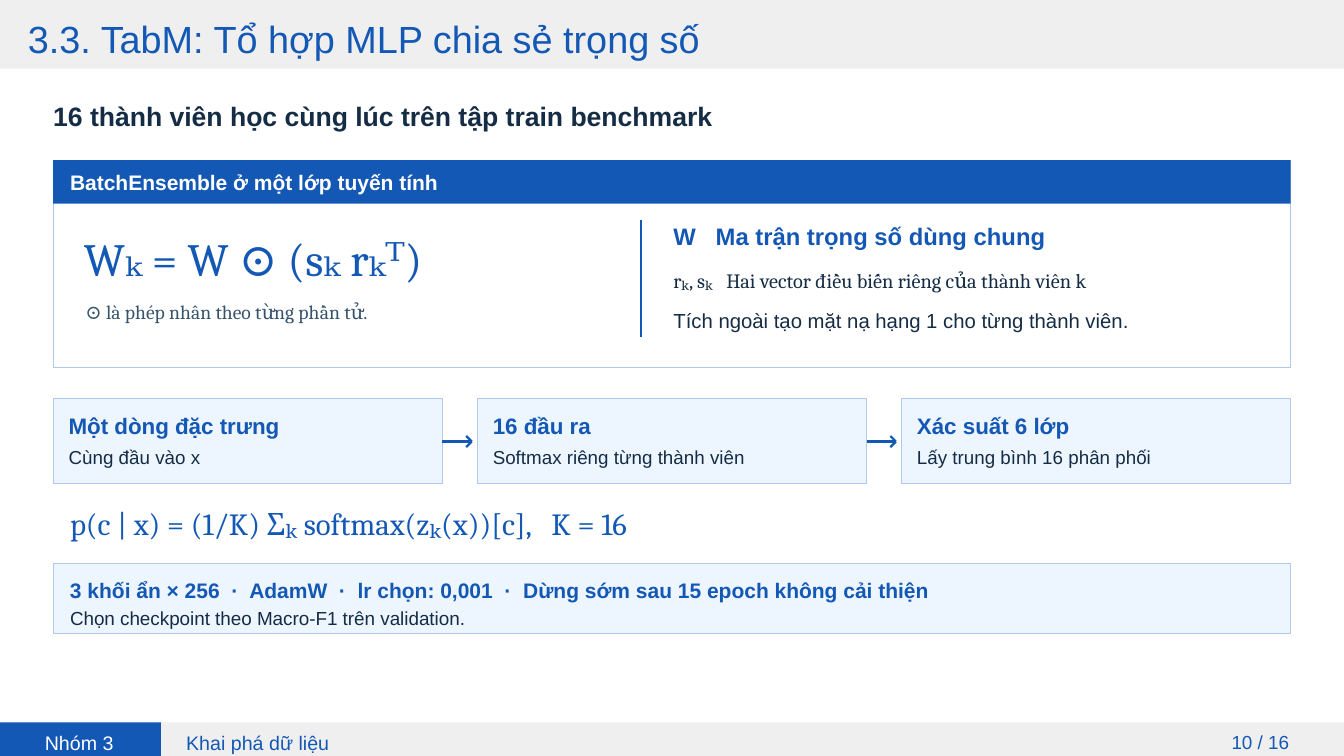
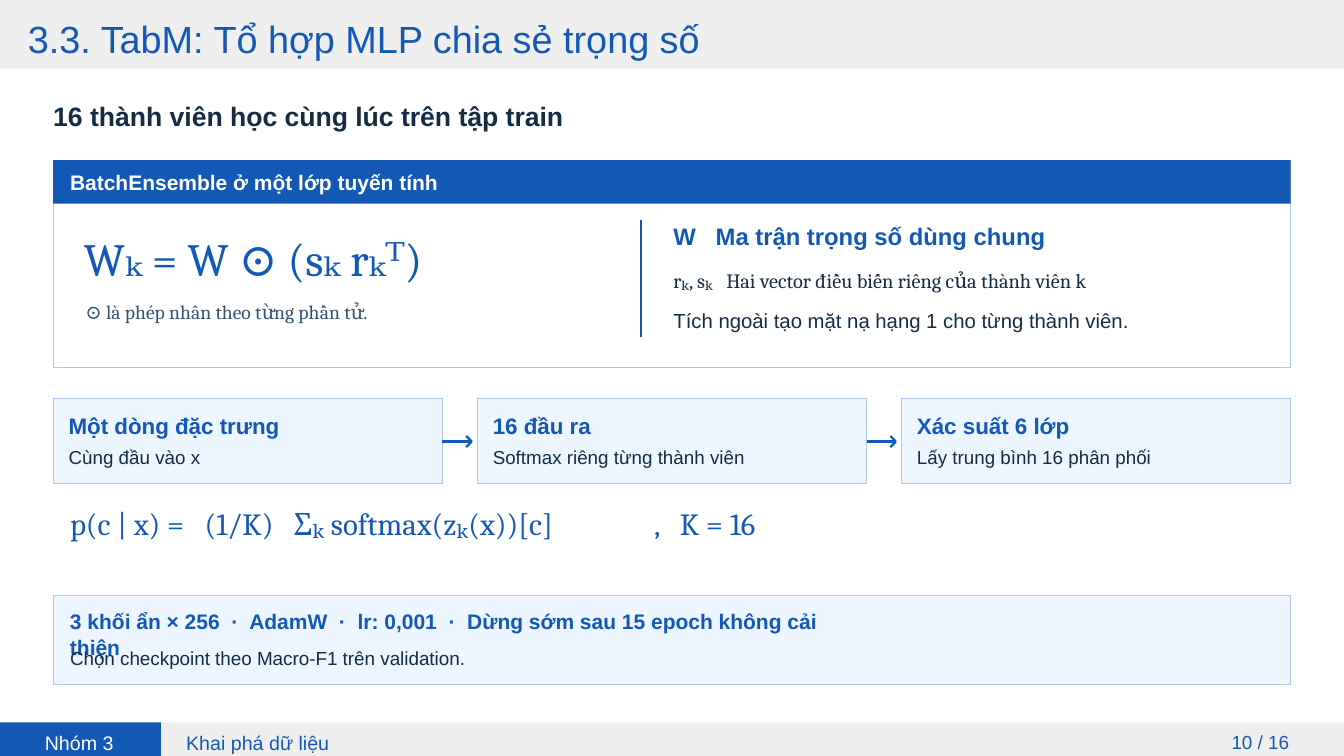
Before and after one commit to kttt294/PUBG-Weapon-Groups, a slide deck: slide 10 of docs/Thuyet_trinh_PUBG.pptx. Drawn at 1344x756 pixels with LibreOffice and Linux fonts; fonts in the diff are those of the drawing. Boxes give left, top, right and bottom in pixels: in the first picture for what was removed or moved away, otherwise in the second. Text is boxed around its words. In the diff, an @@ line names an element or a change of style, - is before the commit and + after.

```diff
--- a/docs/Thuyet_trinh_PUBG.pptx
+++ b/docs/Thuyet_trinh_PUBG.pptx
@@ text at [53, 106, 564, 131]: text changed @@
-16 thành viên học cùng lúc trên tập train benchmark
+16 thành viên học cùng lúc trên tập train
@@ text at [70, 513, 756, 542]: spaces changed @@
-p(c | x) = (1/K) Σₖ softmax(zₖ(x))[c], K = 16
+p(c | x) = (1/K) Σₖ softmax(zₖ(x))[c] , K = 16
@@ rectangle: place and size @@
-rectangle at [53, 564, 1292, 633]
+rectangle at [53, 595, 1292, 685]
@@ text at [70, 613, 816, 634]: text changed @@
-3 khối ẩn × 256 · AdamW · lr chọn: 0,001 · Dừng sớm sau 15 epoch không cải thiện
+3 khối ẩn × 256 · AdamW · lr: 0,001 · Dừng sớm sau 15 epoch không cải thiện
@@ text "Chọn checkpoint theo Macro-F1 trên ...": place and size @@
-text "Chọn checkpoint theo Macro-F1 trên ..." at [70, 611, 465, 629]
+text "Chọn checkpoint theo Macro-F1 trên ..." at [70, 650, 465, 669]
```
Also in this commit, not shown: 1 other slide changed, 1 other file.
